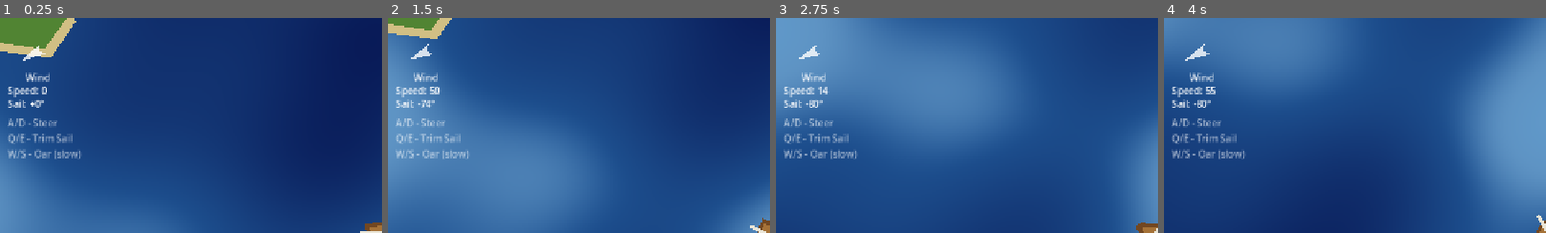
Above: before the commit, frames 1-4 (left to right).
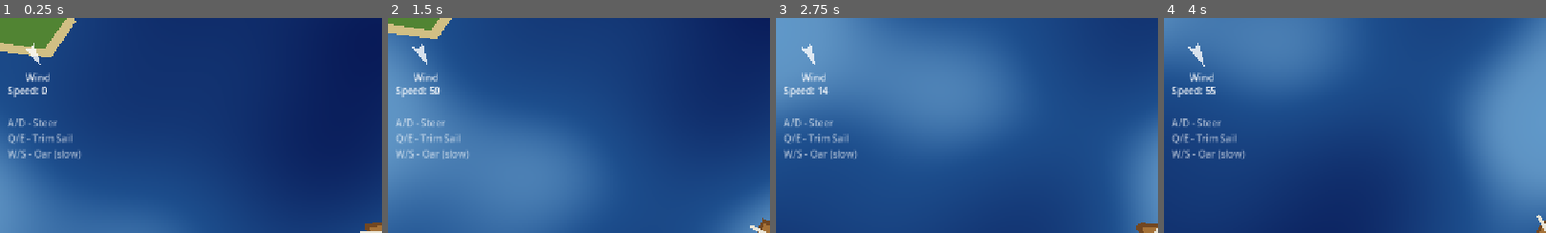
Above: after the commit, the same moments.

Repository: fildon/Take-the-Helm
Game: Godot game, scene res://scenes/main.tscn
The game is run twice, just before and just after one commit, with the same random seed, the same clock (stepped at 60 frames per second) and the same inputs.
Inputs (mouse positions are % of the whole screen's width and height, from its top left):
- Up to frame 1 (0.25 s): no input
- Up to frame 2 (1.5 s): move the mouse to (72, 45) at 0.52 s; hold D 0.53-1.25 s; hold Q 0.53-1.25 s; click (72, 45) at 0.67 s; tap E at 0.8 s; drag from (30, 55) to (45, 70) at 1.27 s
- Up to frame 3 (2.75 s): move the mouse to (60, 28) at 2.02 s; hold D from 2.03 s (still down); hold Q from 2.03 s (still down); tap E at 2.3 s
- Up to frame 4 (4 s): release D at 2.75 s; release Q at 2.75 s; drag from (45, 70) to (20, 35) at 2.77 s; move the mouse to (80, 65) at 3.52 s; hold A from 3.53 s (still down); hold Q from 3.53 s (still down); tap E at 3.8 s
The pictures show only the part of the screen within x 0-50%, y 0-50%; the shares and areas given below are measured in that part.

The runs differ from the first frame. In frame 1, 0.4% of the frame differs, in the area x 2-12%, y 11-42%; in frame 2, 0.4%; in frame 3, 0.4%; in frame 4, 0.4%, in the area x 2-13%, y 11-42%.

Commit message:
Simplified wind model

Diff:
--- a/scenes/wind_hud.tscn
+++ b/scenes/wind_hud.tscn
@@ -1,23 +1,23 @@
-[gd_scene load_steps=2 format=3]
+[gd_scene format=3 uid="uid://ide0s3ikw8xl"]
 
-[ext_resource type="Script" path="res://scripts/wind_hud.gd" id="1_hud"]
+[ext_resource type="Script" uid="uid://dotycqd3fie2t" path="res://scripts/wind_hud.gd" id="1_hud"]
 
-[node name="WindHUD" type="Control"]
+[node name="WindHUD" type="Control" unique_id=536019533]
 layout_mode = 3
 anchors_preset = 15
-anchor_left = 0.0
-anchor_top = 0.0
 anchor_right = 1.0
 anchor_bottom = 1.0
+grow_horizontal = 2
+grow_vertical = 2
 mouse_filter = 2
 script = ExtResource("1_hud")
 
-[node name="WindArrow" type="Polygon2D" parent="."]
+[node name="WindArrow" type="Polygon2D" parent="." unique_id=311589220]
 position = Vector2(60, 60)
 color = Color(1, 1, 1, 0.8)
 polygon = PackedVector2Array(0, -20, -8, 14, 0, 8, 8, 14)
 
-[node name="WindLabel" type="Label" parent="."]
+[node name="WindLabel" type="Label" parent="." unique_id=219007132]
 layout_mode = 0
 offset_left = 16.0
 offset_top = 88.0
@@ -26,7 +26,7 @@
 text = "Wind"
 horizontal_alignment = 1
 
-[node name="SpeedLabel" type="Label" parent="."]
+[node name="SpeedLabel" type="Label" parent="." unique_id=1085072836]
 layout_mode = 0
 offset_left = 16.0
 offset_top = 110.0
@@ -34,15 +34,8 @@
 offset_bottom = 130.0
 text = "Speed: 0"
 
-[node name="SailLabel" type="Label" parent="."]
-layout_mode = 0
-offset_left = 16.0
-offset_top = 132.0
-offset_right = 160.0
-offset_bottom = 152.0
-text = "Sail: +0°"
-
-[node name="ControlsHint" type="Label" parent="."]
+[node name="ControlsHint" type="Label" parent="." unique_id=1073536048]
+modulate = Color(1, 1, 1, 0.6)
 layout_mode = 0
 offset_left = 16.0
 offset_top = 164.0
@@ -51,4 +44,3 @@
 text = "A/D - Steer
 Q/E - Trim Sail
 W/S - Oar (slow)"
-modulate = Color(1, 1, 1, 0.6)
--- a/scripts/boat.gd
+++ b/scripts/boat.gd
@@ -42,60 +42,53 @@
 func _physics_process(delta: float) -> void:
 	# ── Steering (rudder) ─────────────────────────────────────────
 	var steer := 0.0
-	if Input.is_key_pressed(KEY_A) or Input.is_key_pressed(KEY_LEFT):
+	if Input.is_physical_key_pressed(KEY_A) or Input.is_physical_key_pressed(KEY_LEFT):
 		steer -= 1.0
-	if Input.is_key_pressed(KEY_D) or Input.is_key_pressed(KEY_RIGHT):
+	if Input.is_physical_key_pressed(KEY_D) or Input.is_physical_key_pressed(KEY_RIGHT):
 		steer += 1.0
 	rotation += steer * turn_speed * delta
 
 	# ── Sail trim (Q / E) ────────────────────────────────────────
 	var trim := 0.0
-	if Input.is_key_pressed(KEY_Q):
+	if Input.is_physical_key_pressed(KEY_Q):
 		trim -= 1.0
-	if Input.is_key_pressed(KEY_E):
+	if Input.is_physical_key_pressed(KEY_E):
 		trim += 1.0
-	sail_angle = clampf(sail_angle + trim * sail_trim_speed * delta,
-						- max_sail_angle, max_sail_angle)
+	sail_angle = clampf(sail_angle + trim * sail_trim_speed * delta, -max_sail_angle, max_sail_angle)
 
-	# ── Wind force on sail ────────────────────────────────────────
+	# ── Wind force (realistic sail model) ──────────────────────────
 	var wind_dir: Vector2 = Wind.wind_direction
 	var wind_str: float = Wind.wind_strength
 
-	# Apparent wind = true wind − boat velocity (simplified).
+	var forward_dir := Vector2.RIGHT.rotated(rotation)
+	var sail_dir := forward_dir.rotated(sail_angle)
+
+	# Calculate apparent wind (wind relative to boat motion)
 	var apparent_wind := wind_dir * wind_str - velocity
-	var apparent_strength := apparent_wind.length()
+	var apparent_wind_mag := apparent_wind.length()
+	var apparent_wind_dir := apparent_wind.normalized()
 
-	if apparent_strength > 0.1:
-		var apparent_dir := apparent_wind.normalized()
+	# Sail force is proportional to the component of apparent wind perpendicular to the sail
+	var wind_to_sail_angle := sail_dir.angle_to(apparent_wind_dir)
+	var sail_force_mag: float = sail_efficiency * apparent_wind_mag * abs(sin(wind_to_sail_angle))
 
-		# Sail normal (perpendicular to the sail chord) in world space.
-		var sail_world_angle := rotation + sail_angle
-		var sail_normal := Vector2.UP.rotated(sail_world_angle)
+	# Sail force direction is perpendicular to the sail (lift), pushing the boat forward
+	var sail_lift_dir := sail_dir.rotated(sign(wind_to_sail_angle) * PI / 2)
+	var sail_force := sail_lift_dir * sail_force_mag
 
-		# Force magnitude ∝ |dot(apparent_wind_dir, sail_normal)|.
-		# This naturally gives zero force when the wind is along the sail
-		# and max force when perpendicular to it.
-		var force_mag := absf(apparent_dir.dot(sail_normal)) * apparent_strength * sail_efficiency
-
-		# Force direction: push along the apparent wind direction projected
-		# onto the sail normal side (away from wind).
-		var push_dir := sail_normal if apparent_dir.dot(sail_normal) > 0.0 else -sail_normal
-		var sail_force := push_dir * force_mag
-
-		velocity += sail_force * delta
+	velocity += sail_force * delta
 
 	# ── Auxiliary thrust (W / S — small, for docking) ─────────────
 	var throttle := 0.0
-	if Input.is_key_pressed(KEY_W) or Input.is_key_pressed(KEY_UP):
+	if Input.is_physical_key_pressed(KEY_W) or Input.is_physical_key_pressed(KEY_UP):
 		throttle += 1.0
-	if Input.is_key_pressed(KEY_S) or Input.is_key_pressed(KEY_DOWN):
+	if Input.is_physical_key_pressed(KEY_S) or Input.is_physical_key_pressed(KEY_DOWN):
 		throttle -= 0.4
 	if throttle != 0.0:
 		var forward := Vector2.RIGHT.rotated(rotation)
 		velocity += forward * throttle * aux_thrust * delta
 
 	# ── Keel: resist lateral (sideways) motion ───────────────────
-	var forward_dir := Vector2.RIGHT.rotated(rotation)
 	var lateral_dir := Vector2.DOWN.rotated(rotation)
 
 	var forward_component := velocity.dot(forward_dir)
--- a/scripts/wind_hud.gd
+++ b/scripts/wind_hud.gd
@@ -3,7 +3,6 @@
 
 @onready var _wind_arrow: Polygon2D = $WindArrow
 @onready var _speed_label: Label = $SpeedLabel
-@onready var _sail_label: Label = $SailLabel
 
 var _boat: CharacterBody2D
 
@@ -22,9 +21,11 @@
 
 	# ── Wind arrow ────────────────────────────────────────────────
 	if _wind_arrow:
-		# Show the direction the wind is blowing *from* (more intuitive).
-		var from_angle := Wind.wind_direction.angle() + PI
-		_wind_arrow.rotation = from_angle
+		# Show the direction the wind is blowing *towards* (downwind).
+		# The arrow polygon points up (-Y) at rotation 0, so add PI/2
+		# to compensate for the 90° offset between -Y and the +X axis.
+		var downwind_angle := Wind.wind_direction.angle()
+		_wind_arrow.rotation = downwind_angle + PI / 2.0
 		# Scale slightly with strength.
 		var s := remap(Wind.wind_strength, 100.0, 300.0, 0.8, 1.4)
 		_wind_arrow.scale = Vector2(s, s)
@@ -32,8 +33,3 @@
 	# ── Speed read-out ────────────────────────────────────────────
 	if _speed_label and _boat:
 		_speed_label.text = "Speed: %d" % roundi(_boat.speed)
-
-	# ── Sail angle hint ──────────────────────────────────────────
-	if _sail_label and _boat:
-		var deg := rad_to_deg(_boat.sail_angle)
-		_sail_label.text = "Sail: %+.0f°" % deg
